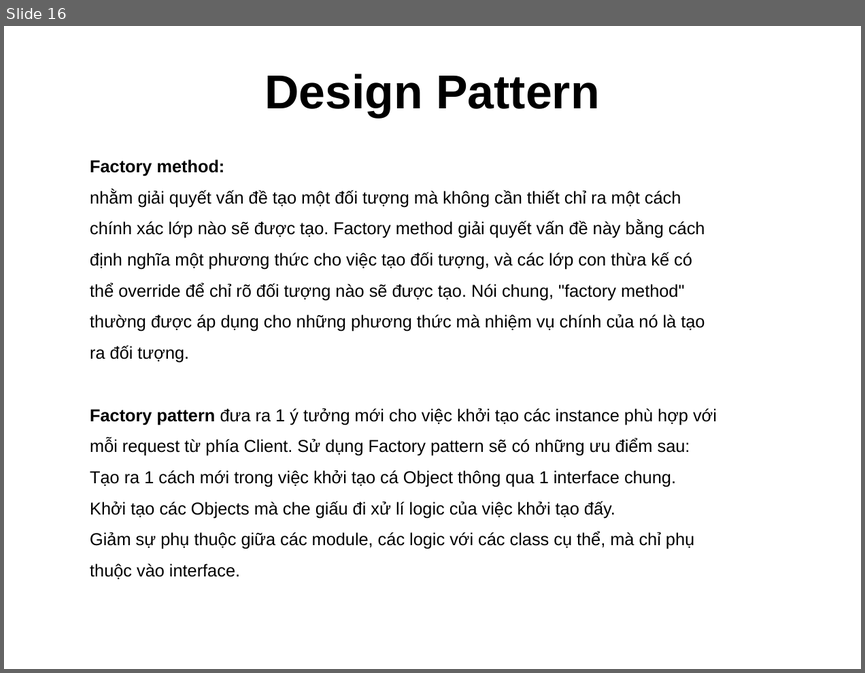
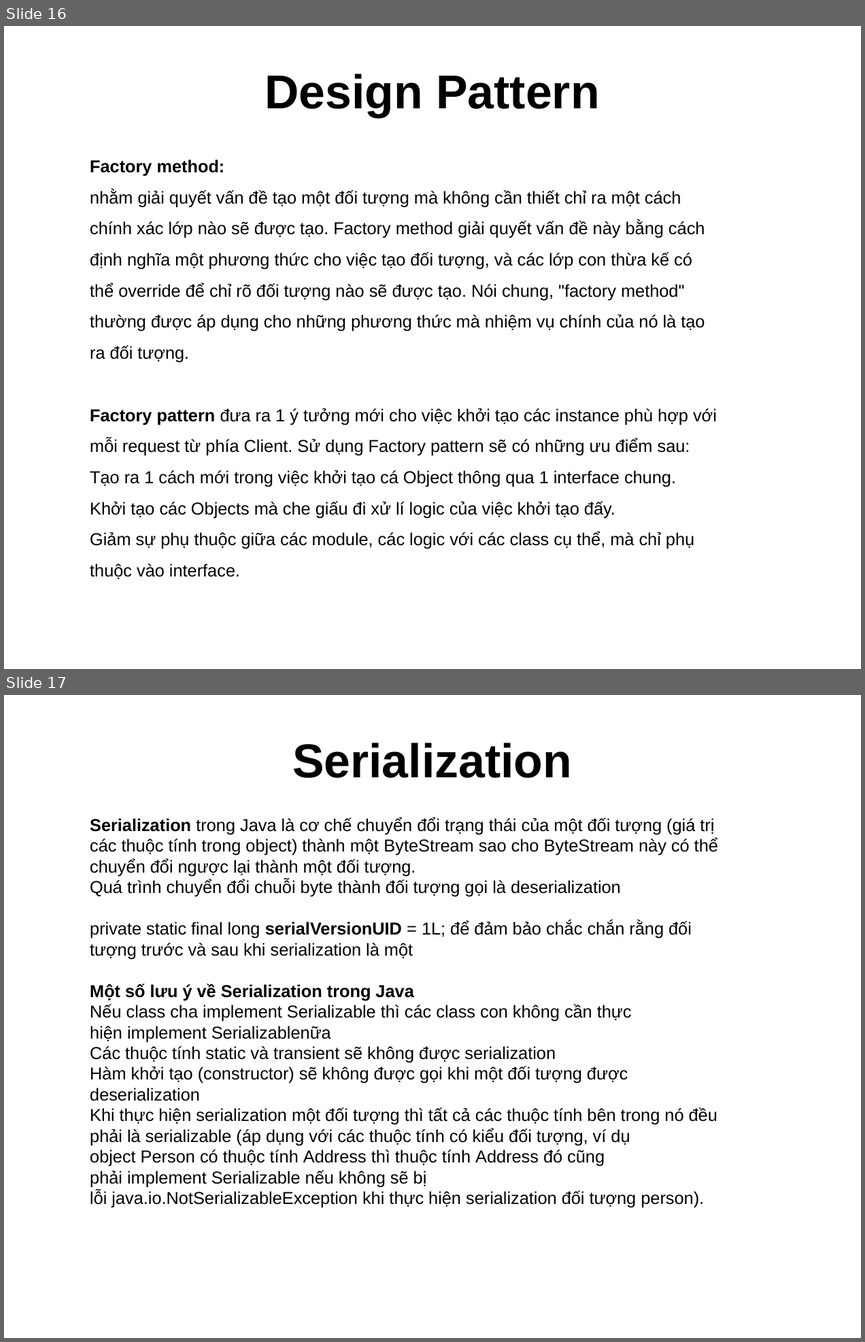
Before and after one commit to truongphan/documents, a slide deck: JavaCore.pptx. Shown one above the other, each under a label of ours: slide 16 before the commit, slides 16 and 17 after it. The pictures are 865x673 and 865x1342 pixels, drawn with LibreOffice and Linux fonts; fonts in the diff are those of the drawing. Boxes give left, top, right and bottom in pixels: in the first picture for what was removed or moved away, otherwise in the second. Text is boxed around its words. In the diff, an @@ line names an element or a change of style, - is before the commit and + after.

Commit message:
Update java core

```diff
--- a/JavaCore.pptx
+++ b/JavaCore.pptx
@@ slide 17 added at bbox=[4, 695, 861, 1338], background #FFFFFF @@
@@ text added at bbox=[292, 743, 572, 778], 44 pt, text #000000, bold @@
+Serialization
@@ text added at bbox=[90, 817, 718, 1208], 16 pt, text #000000 @@
+Serialization trong Java là cơ chế chuyển đổi trạng thái của một đối tượng (giá trị các thuộc tính trong object) thành một ByteStream sao cho ByteStream này có thể chuyển đổi ngược lại thành một đối tượng.
+Quá trình chuyển đổi chuỗi byte thành đối tượng gọi là deserialization
+private static final long serialVersionUID = 1L; để đảm bảo chắc chắn rằng đối tượng trước và sau khi serialization là một
+Một số lưu ý về Serialization trong Java
+Nếu class cha implement Serializable thì các class con không cần thực hiện implement Serializablenữa
+Các thuộc tính static và transient sẽ không được serialization
+Hàm khởi tạo (constructor) sẽ không được gọi khi một đối tượng được deserialization
+Khi thực hiện serialization một đối tượng thì tất cả các thuộc tính bên trong nó đều phải là serializable (áp dụng với các thuộc tính có kiểu đối tượng, ví dụ object Person có thuộc tính Address thì thuộc tính Address đó cũng phải implement Serializable nếu không sẽ bị lỗi java.io.NotSerializableException khi thực hiện serialization đối tượng person).
```
Also in this commit, not shown: 1 slide changed, 2 other slides added.
